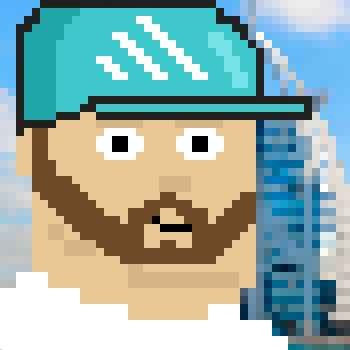
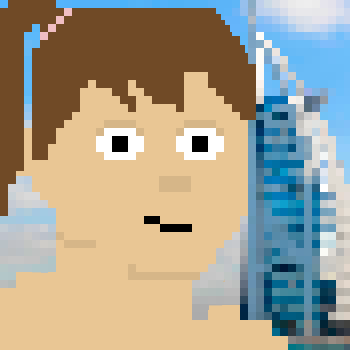
Layers edited between the first and the second 350px x 350px image:
hid group "hat" (5 layers) over [left=16, top=0, right=312, bottom=136]
hid "cyan" over [left=16, top=0, right=312, bottom=136]
showed "pony_tail" over [left=0, top=0, right=256, bottom=216]
hid "bun" over [left=32, top=0, right=256, bottom=128]
hid group "Top" (4 layers) over [left=0, top=240, right=288, bottom=350]
hid "t-shirt" over [left=0, top=272, right=288, bottom=350]
hid group "BeardStyles" (6 layers) over [left=32, top=128, right=256, bottom=272]
added layer "female_skin" above "skin_male" over [left=0, top=32, right=288, bottom=350]
hid "skin_male" over [left=0, top=32, right=288, bottom=350]
